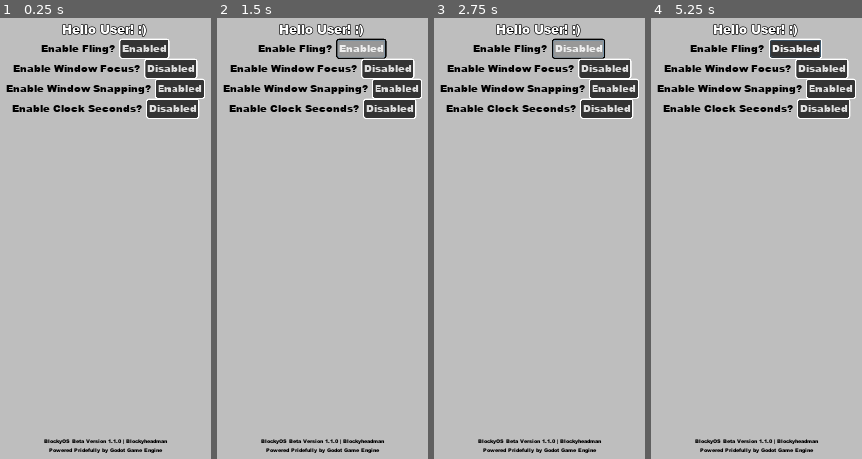
Above: before the commit, frames 1-4 (left to right).
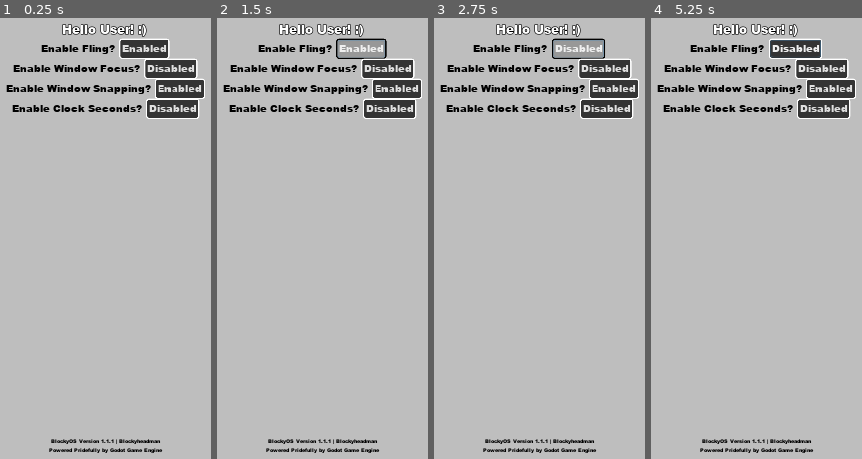
Above: after the commit, the same moments.

Repository: Blockyheadman/BlockyOS
Game: Godot game, scene res://scenes/Settings.tscn
Same seed, same stepped clock (60 frames per second), same inputs: the game is played once before the commit and once after it. This scene is started directly instead of the project's main scene.
Inputs (mouse positions are in pixels of both pictures, inside the frame that each line leads up to):
- Up to frame 1 (0.25 s): no input
- Up to frame 2 (1.5 s): click "Enabled" at 0.5 s; click "Disabled" at 1.25 s
- Up to frame 3 (2.75 s): click "Enabled" at 2 s
- Up to frame 4 (5.25 s): click "Disabled" at 2.75 s; click "Enabled" at 3.5 s; click "Disabled" at 4.25 s; tap Enter at 5 s; move the mouse to (outside the picture) at 5.02 s; click (outside the picture) at 5.1 s

The runs differ from the first frame. In frame 1, 0.4% of the frame differs, in the area x 20-80%, y 95-97%; in frame 2, 0.4%; in frame 3, 0.4%; in frame 4, 0.4%.

Commit message:
Add files via upload

Diff:
--- /dev/null
+++ b/scenes/BOSVersionButton.tscn
@@ -0,0 +1,26 @@
+[gd_scene load_steps=4 format=2]
+
+[ext_resource path="res://resources/icons/BlockyOS.png" type="Texture" id=1]
+[ext_resource path="res://scripts/BOSVersionButton.gd" type="Script" id=2]
+[ext_resource path="res://resources/presets/StartMenuButton.tres" type="Theme" id=3]
+
+[node name="BOSVersionButton" type="HBoxContainer"]
+margin_right = 180.0
+margin_bottom = 48.0
+script = ExtResource( 2 )
+
+[node name="Icon" type="TextureRect" parent="."]
+margin_right = 48.0
+margin_bottom = 48.0
+rect_min_size = Vector2( 48, 48 )
+texture = ExtResource( 1 )
+expand = true
+
+[node name="Button" type="Button" parent="."]
+margin_left = 52.0
+margin_right = 172.0
+margin_bottom = 48.0
+theme = ExtResource( 3 )
+text = "Version: ?.?.?"
+
+[connection signal="pressed" from="Button" to="." method="_on_Button_pressed"]
--- a/scenes/Desktop.tscn
+++ b/scenes/Desktop.tscn
@@ -7,6 +7,7 @@
 [ext_resource path="res://resources/presets/TransparentBlack.tres" type="StyleBox" id=5]
 [ext_resource path="res://resources/textures/Download.png" type="Texture" id=6]
 [ext_resource path="res://resources/textures/Settings.png" type="Texture" id=7]
+[ext_resource path="res://resources/textures/Update.png" type="Texture" id=8]
 
 [sub_resource type="StyleBoxFlat" id=1]
 bg_color = Color( 0, 0, 0, 0.54902 )
@@ -68,10 +69,19 @@
 icon = ExtResource( 6 )
 expand_icon = true
 
+[node name="UpdateDownloader" type="Button" parent="MenuBar/StartMenu/VBoxContainer"]
+margin_top = 31.0
+margin_right = 224.0
+margin_bottom = 58.0
+theme = ExtResource( 4 )
+text = "Update Downloader"
+icon = ExtResource( 8 )
+expand_icon = true
+
 [node name="UpdateApps" type="Button" parent="MenuBar/StartMenu/VBoxContainer"]
-margin_top = 31.0
-margin_right = 224.0
-margin_bottom = 58.0
+margin_top = 62.0
+margin_right = 224.0
+margin_bottom = 89.0
 theme = ExtResource( 4 )
 text = "Update Apps List"
 
@@ -181,16 +191,23 @@
 anchor_bottom = 1.0
 
 [node name="OpenApp" type="Button" parent="Debugging/DebugTools/GridContainer"]
-margin_top = 66.0
 margin_right = 256.0
-margin_bottom = 95.0
+margin_bottom = 29.0
 size_flags_horizontal = 3
 text = "Open App"
 
+[node name="HTTPTest" type="Button" parent="Debugging/DebugTools/GridContainer"]
+margin_top = 33.0
+margin_right = 256.0
+margin_bottom = 62.0
+text = "HTTP Test"
+
 [connection signal="pressed" from="MenuBar/StartMenu/VBoxContainer/DownloadApps" to="." method="_on_DownloadApps_pressed"]
+[connection signal="pressed" from="MenuBar/StartMenu/VBoxContainer/UpdateDownloader" to="." method="_on_UpdateDownloader_pressed"]
 [connection signal="pressed" from="MenuBar/StartMenu/VBoxContainer/UpdateApps" to="." method="_on_UpdateApps_pressed"]
 [connection signal="pressed" from="MenuBar/StartMenu/VBoxContainer/Settings" to="." method="_on_Settings_pressed"]
 [connection signal="mouse_entered" from="MenuBar/StartButton/Button" to="." method="_on_StartButton_mouse_entered"]
 [connection signal="mouse_exited" from="MenuBar/StartButton/Button" to="." method="_on_StartButton_mouse_exited"]
 [connection signal="toggled" from="MenuBar/StartButton/Button" to="." method="_on_StartButton_toggled"]
 [connection signal="pressed" from="Debugging/DebugTools/GridContainer/OpenApp" to="." method="_on_OpenApp_pressed"]
+[connection signal="pressed" from="Debugging/DebugTools/GridContainer/HTTPTest" to="." method="_on_HTTPTest_pressed"]
--- a/scenes/Settings.tscn
+++ b/scenes/Settings.tscn
@@ -243,7 +243,7 @@
 size_flags_horizontal = 3
 custom_colors/font_color = Color( 0, 0, 0, 1 )
 custom_fonts/font = SubResource( 1 )
-text = "BlockyOS Beta Version 1.1.0 | Blockyheadman
+text = "BlockyOS Version 1.1.1 | Blockyheadman
 Powered Pridefully by Godot Game Engine"
 align = 1
 autowrap = true
--- /dev/null
+++ b/scenes/UpdateDownloader.tscn
@@ -0,0 +1,181 @@
+[gd_scene load_steps=7 format=2]
+
+[ext_resource path="res://scripts/UpdateDownloader.gd" type="Script" id=1]
+[ext_resource path="res://resources/fonts/ariblk.ttf" type="DynamicFontData" id=2]
+
+[sub_resource type="DynamicFont" id=5]
+size = 20
+outline_size = 1
+font_data = ExtResource( 2 )
+
+[sub_resource type="DynamicFont" id=6]
+font_data = ExtResource( 2 )
+
+[sub_resource type="StyleBoxFlat" id=7]
+bg_color = Color( 0.679688, 0.679688, 0.679688, 1 )
+
+[sub_resource type="DynamicFont" id=1]
+size = 8
+font_data = ExtResource( 2 )
+
+[node name="UpdateDownloader" type="Control"]
+anchor_right = 1.0
+anchor_bottom = 1.0
+script = ExtResource( 1 )
+
+[node name="BG" type="ColorRect" parent="."]
+anchor_right = 1.0
+anchor_bottom = 1.0
+color = Color( 0.74902, 0.74902, 0.74902, 1 )
+
+[node name="VersionSelector" type="MarginContainer" parent="."]
+anchor_left = 0.012
+anchor_top = 0.022
+anchor_right = 0.987
+anchor_bottom = 0.989
+margin_left = 0.639999
+margin_top = 0.16
+margin_right = 0.640015
+margin_bottom = -0.0800171
+size_flags_horizontal = 3
+size_flags_vertical = 3
+
+[node name="VBoxContainer" type="VBoxContainer" parent="VersionSelector"]
+margin_right = 1248.0
+margin_bottom = 696.0
+
+[node name="ScrollContainer" type="ScrollContainer" parent="VersionSelector/VBoxContainer"]
+margin_right = 1248.0
+margin_bottom = 665.0
+size_flags_horizontal = 3
+size_flags_vertical = 3
+
+[node name="VBoxContainer" type="VBoxContainer" parent="VersionSelector/VBoxContainer/ScrollContainer"]
+margin_right = 1248.0
+margin_bottom = 665.0
+size_flags_horizontal = 3
+size_flags_vertical = 3
+
+[node name="TitleCenter" type="CenterContainer" parent="VersionSelector/VBoxContainer/ScrollContainer/VBoxContainer"]
+margin_right = 1248.0
+margin_bottom = 30.0
+size_flags_horizontal = 3
+
+[node name="TitleLabel" type="Label" parent="VersionSelector/VBoxContainer/ScrollContainer/VBoxContainer/TitleCenter"]
+margin_left = 552.0
+margin_right = 696.0
+margin_bottom = 30.0
+custom_colors/font_outline_modulate = Color( 0, 0, 0, 1 )
+custom_fonts/font = SubResource( 5 )
+text = "Hello User! :)"
+
+[node name="InfoLabel" type="Label" parent="VersionSelector/VBoxContainer/ScrollContainer/VBoxContainer"]
+margin_top = 34.0
+margin_right = 1248.0
+margin_bottom = 83.0
+size_flags_horizontal = 3
+custom_colors/font_color = Color( 0, 0, 0, 1 )
+custom_fonts/font = SubResource( 6 )
+custom_styles/normal = SubResource( 7 )
+text = "Select a Version of BlockyOS to download below.
+We'll do the rest of the work for you."
+align = 1
+autowrap = true
+
+[node name="MainContainer" type="CenterContainer" parent="VersionSelector/VBoxContainer/ScrollContainer/VBoxContainer"]
+margin_top = 87.0
+margin_right = 1248.0
+margin_bottom = 87.0
+size_flags_horizontal = 3
+
+[node name="VBoxContainer" type="VBoxContainer" parent="VersionSelector/VBoxContainer/ScrollContainer/VBoxContainer/MainContainer"]
+margin_left = 624.0
+margin_right = 624.0
+
+[node name="DescriptionLabel" type="Label" parent="VersionSelector/VBoxContainer"]
+margin_top = 669.0
+margin_right = 1248.0
+margin_bottom = 696.0
+size_flags_horizontal = 3
+custom_colors/font_color = Color( 0, 0, 0, 1 )
+custom_fonts/font = SubResource( 1 )
+text = "BlockyOS Update Downloader | Blockyheadman
+Powered Pridefully by Godot Game Engine"
+align = 1
+autowrap = true
+
+[node name="Await" type="MarginContainer" parent="."]
+visible = false
+anchor_left = 0.012
+anchor_top = 0.022
+anchor_right = 0.987
+anchor_bottom = 0.989
+margin_left = 0.639999
+margin_top = 0.16
+margin_right = 0.640015
+margin_bottom = -0.0800171
+size_flags_horizontal = 3
+size_flags_vertical = 3
+
+[node name="VBoxContainer" type="VBoxContainer" parent="Await"]
+margin_right = 1248.0
+margin_bottom = 696.0
+
+[node name="ScrollContainer" type="ScrollContainer" parent="Await/VBoxContainer"]
+margin_right = 1248.0
+margin_bottom = 680.0
+size_flags_horizontal = 3
+size_flags_vertical = 3
+
+[node name="VBoxContainer" type="VBoxContainer" parent="Await/VBoxContainer/ScrollContainer"]
+margin_right = 1248.0
+margin_bottom = 680.0
+size_flags_horizontal = 3
+size_flags_vertical = 3
+
+[node name="TitleCenter" type="CenterContainer" parent="Await/VBoxContainer/ScrollContainer/VBoxContainer"]
+margin_right = 1248.0
+margin_bottom = 30.0
+size_flags_horizontal = 3
+
+[node name="TitleLabel" type="Label" parent="Await/VBoxContainer/ScrollContainer/VBoxContainer/TitleCenter"]
+margin_left = 546.0
+margin_right = 701.0
+margin_bottom = 30.0
+custom_colors/font_outline_modulate = Color( 0, 0, 0, 1 )
+custom_fonts/font = SubResource( 5 )
+text = "Hello There! :)"
+
+[node name="InfoLabel" type="Label" parent="Await/VBoxContainer/ScrollContainer/VBoxContainer"]
+margin_top = 34.0
+margin_right = 1248.0
+margin_bottom = 83.0
+size_flags_horizontal = 3
+custom_colors/font_color = Color( 0, 0, 0, 1 )
+custom_fonts/font = SubResource( 6 )
+custom_styles/normal = SubResource( 7 )
+text = "We are currently downloading and installing your version of BlockyOS.
+Stay tuned for greatness!"
+align = 1
+autowrap = true
+
+[node name="MainContainer" type="CenterContainer" parent="Await/VBoxContainer/ScrollContainer/VBoxContainer"]
+margin_top = 87.0
+margin_right = 1248.0
+margin_bottom = 87.0
+size_flags_horizontal = 3
+
+[node name="DescriptionLabel" type="Label" parent="Await/VBoxContainer"]
+margin_top = 684.0
+margin_right = 1248.0
+margin_bottom = 696.0
+size_flags_horizontal = 3
+custom_colors/font_color = Color( 0, 0, 0, 1 )
+custom_fonts/font = SubResource( 1 )
+text = "If you close this window, the download will finish but not automatically open"
+align = 1
+autowrap = true
+
+[node name="FileChecker" type="HTTPRequest" parent="."]
+
+[connection signal="request_completed" from="FileChecker" to="." method="_on_FileChecker_request_completed"]
Not shown: 2 places in scenes/Desktop.tscn that only renumber resources
